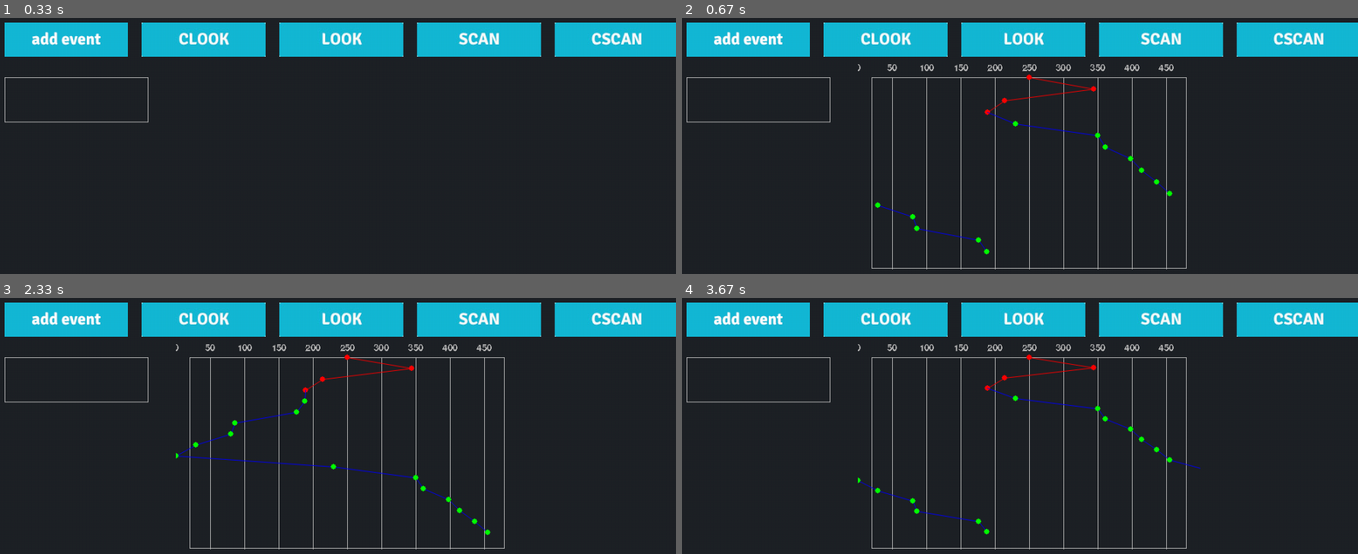
Above: before the commit, frames 1-4 (two rows, left to right).
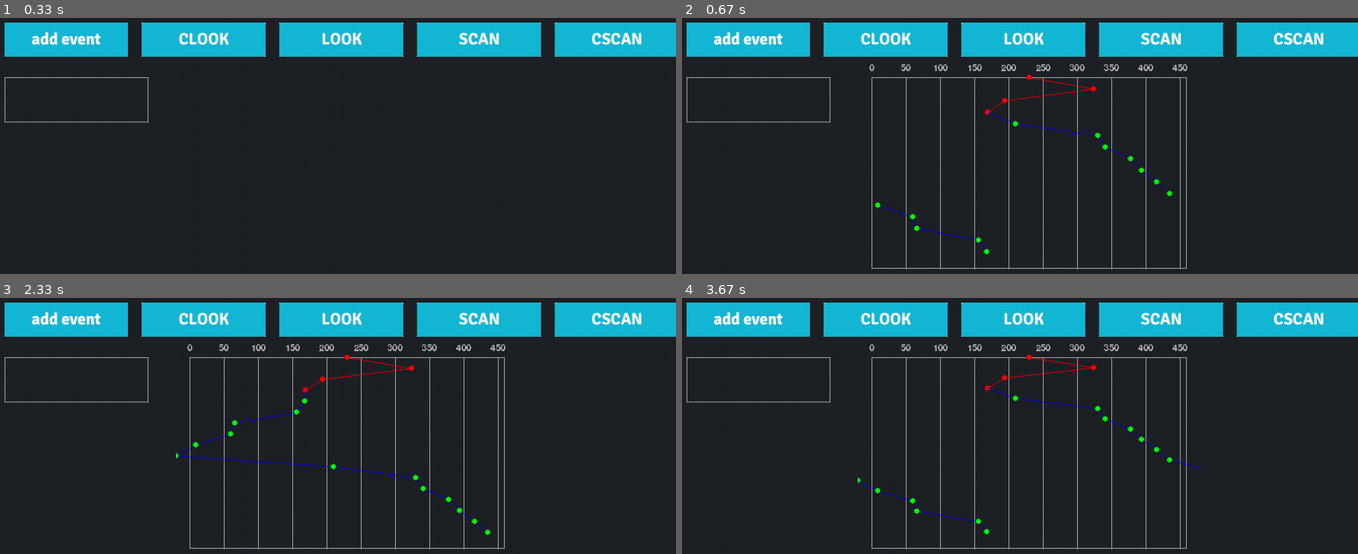
Above: after the commit, the same moments.

Repository: farfanoide/simuladorHDD
Game: pygame game, started from program.py
The game is run twice, just before and just after one commit, with the same random seed, the same clock (stepped at 60 frames per second) and the same inputs. The source is Python 2; it was converted automatically to run under Python 3.
Inputs (mouse positions are in pixels of both pictures, inside the frame that each line leads up to):
- Up to frame 1 (0.33 s): no input
- Up to frame 2 (0.67 s): click (884, 38) at 0.38 s
- Up to frame 3 (2.33 s): click (67, 318) at 0.85 s; tap Enter at 1.17 s; click (479, 318) at 1.85 s
- Up to frame 4 (3.67 s): click (884, 318) at 2.45 s; click (1297, 318) at 3.22 s

Frame 1 is identical in both runs. In frame 2, 2.2% of the frame differs, in the area x 26-75%, y 18-99%; in frame 3, 2.2%; in frame 4, 2.2%.

Commit message:
some changes

Diff:
--- a/gui/graphic.py
+++ b/gui/graphic.py
@@ -47,14 +47,19 @@
 
         # Let's draw the contour of the graphic
         self.draw_surround_rect()
+        top = self.get_padding_top()
+        right = self.get_width() - self.get_padding_right()
+        left = self.get_padding_left()
+        bottom = self.get_height() - self.get_padding_bottom()
+
         # Now the horizontal lines
         if hspacing:
-            for i in range(hspacing, self.get_width(), hspacing):
-                pygame.draw.aaline(self, self._fg_color, (i, self.get_padding_top()), (i , self.get_height()-self.get_padding_bottom()))
+            for i in range(hspacing, self.get_width() - left, hspacing):
+                pygame.draw.aaline(self, self._fg_color, (i+ left, top), (i + left , bottom))
         # Finally vertical lines
         if vspacing:
             for i in range(vspacing, self.get_width(), vspacing):
-                pygame.draw.aaline(self, self._fg_color, (0,  i), (self.get_width(), i))
+                pygame.draw.aaline(self, self._fg_color, (left,  i), (right, i))
         self.update_sfc()
 
     def label_grid(self, hspacing):
@@ -62,11 +67,12 @@
 
         pygame.font.init()
         label = pygame.font.SysFont(None, 20)
-
-        for i in range(0, self.get_width(), hspacing):
+        start = self.get_padding_left()
+        right = self.get_width() - self.get_padding_right()
+        for i in range(0, right, hspacing):
             label_sfc = label.render(str(i), 0, self._fg_color)
             # Needed to center the label to the desired coordinate
-            center = i - label_sfc.get_width() / 2
+            center = i - label_sfc.get_width() / 2 + start
             self.blit(label_sfc, (center, 0))
 
 
